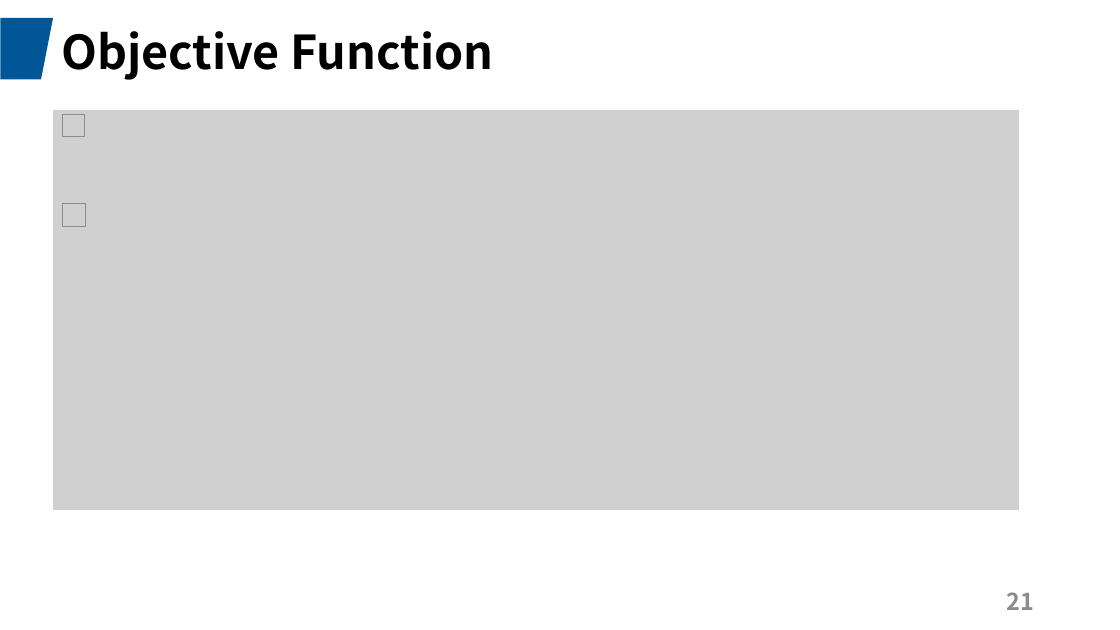
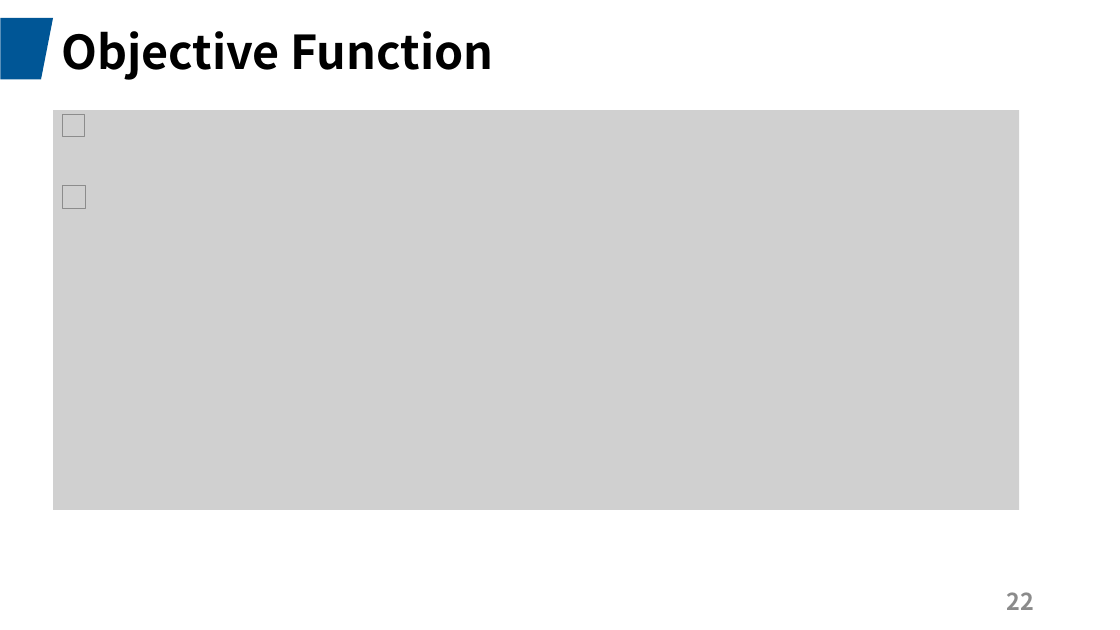
Before and after one commit to JadeQiong/DSE, a slide deck: slide 22 of 组会3.24GNN.pptx (slide 21 before the commit). Drawn at 1120x630 pixels with LibreOffice and Linux fonts; fonts in the diff are those of the drawing; grey boxes stand for pictures. Boxes give left, top, right and bottom in pixels: in the first picture for what was removed or moved away, otherwise in the second. Text is boxed around its words. In the diff, an @@ line names an element or a change of style, - is before the commit and + after.

```diff
--- a/组会3.24GNN.pptx
+++ b/组会3.24GNN.pptx
@@ picture moved from (x1=63, y1=204, x2=86, y2=227) to (x1=63, y1=186, x2=86, y2=208) @@
@@ page number at (x1=1007, y1=592, x2=1035, y2=610): text changed @@
-21
+22
```
Also in this commit, not shown: 7 other slides changed, 1 slide added, 2 other files.
